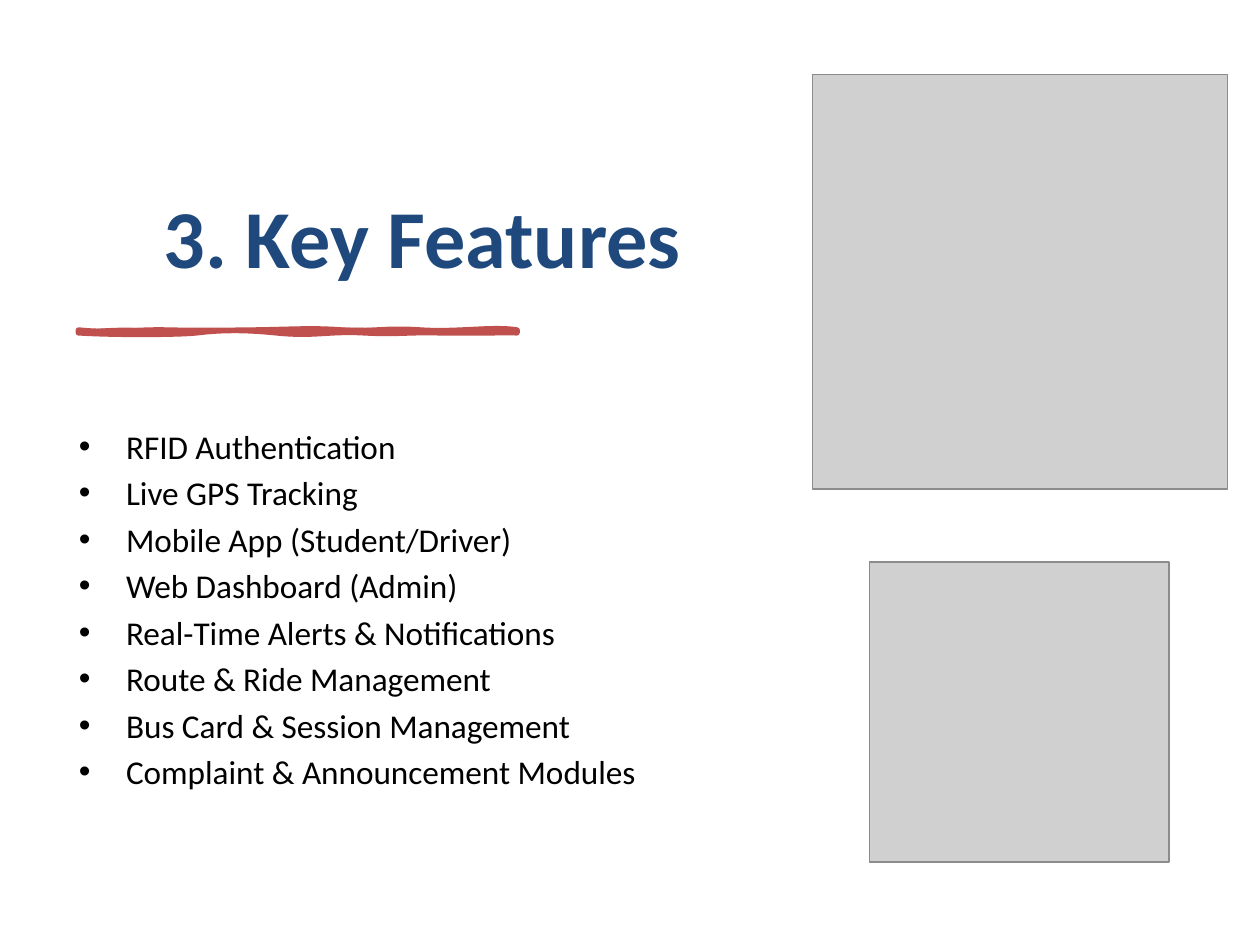
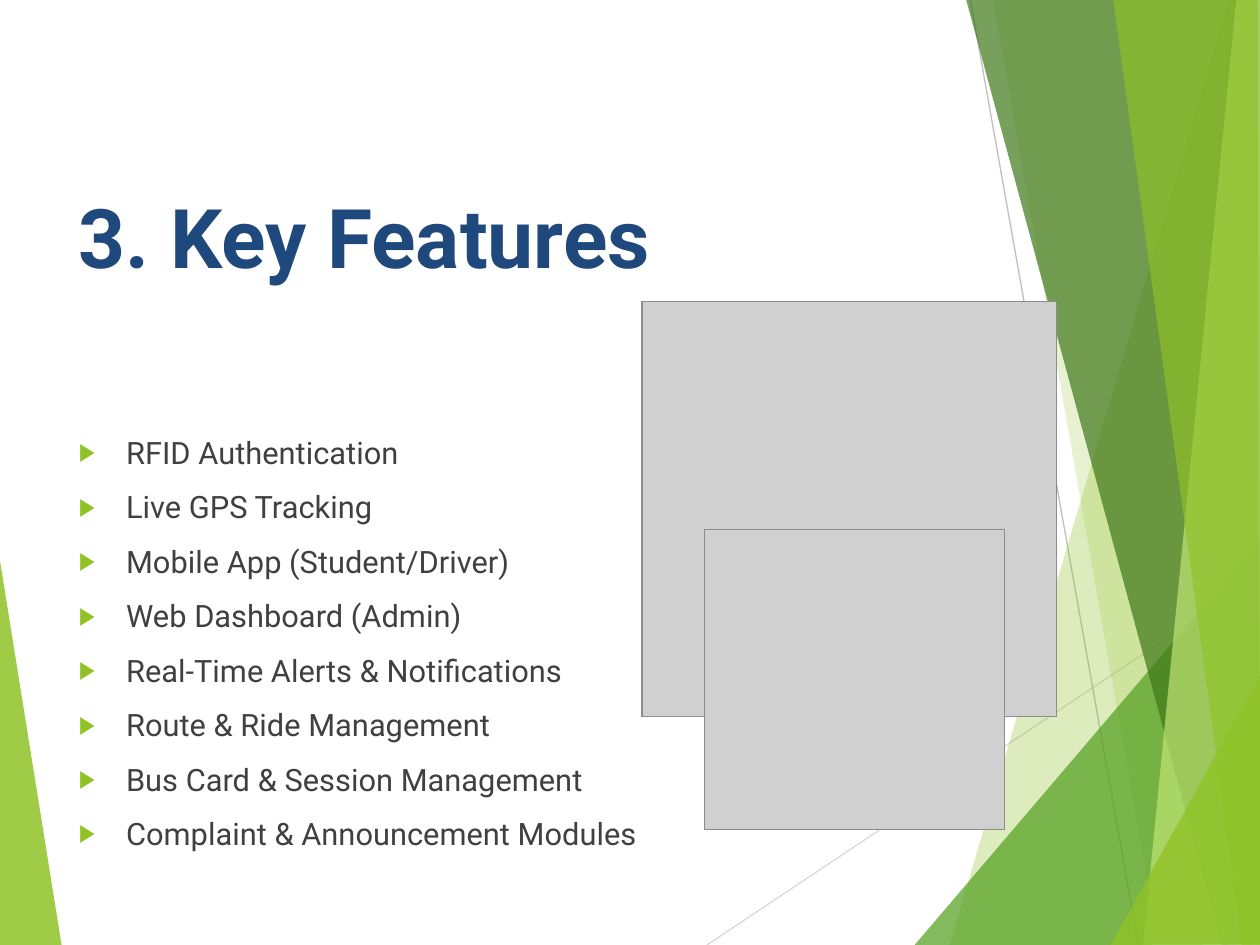
Before and after one commit to Abubakar-doc/FYP-24-SE-A-204, a slide deck: slide 5 of NTU Ride Pilot.pptx. Drawn at 1260x945 pixels with LibreOffice and Linux fonts; fonts in the diff are those of the drawing; grey boxes stand for pictures. Boxes give left, top, right and bottom in pixels: in the first picture for what was removed or moved away, otherwise in the second. Text is boxed around its words. In the diff, an @@ line names an element or a change of style, - is before the commit and + after.

```diff
--- a/NTU Ride Pilot.pptx
+++ b/NTU Ride Pilot.pptx
@@ title "3. Key Features" at (79,208,650,286): font Calibri to Roboto; alignment centre to left @@
@@ picture: place and size @@
-picture at (813,74,1227,489)
+picture at (643,302,1057,717)
@@ freeform shape removed at (78,330,517,333) @@
@@ text "RFID Authentication" at (126,441,637,852): size 19 to 17.6 pt, font Calibri to Roboto, text colour #000000 to #404040; bullet • to ▶; more space between paragraphs @@
@@ picture: place and size @@
-picture at (869,562,1169,862)
+picture at (704,529,1004,829)
@@ group added at (0,0,1260,945): 8 freeform shapes, 2 lines @@
```
Also in this commit, not shown: 7 other slides changed.
